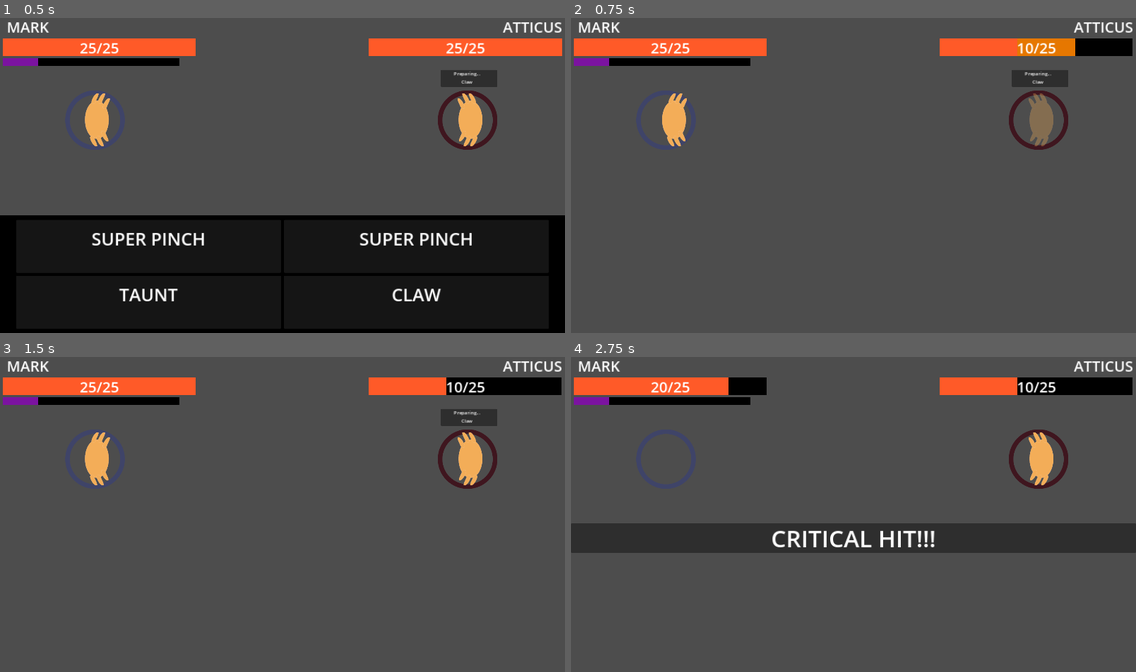
Above: before the commit, frames 1-4 (two rows, left to right).
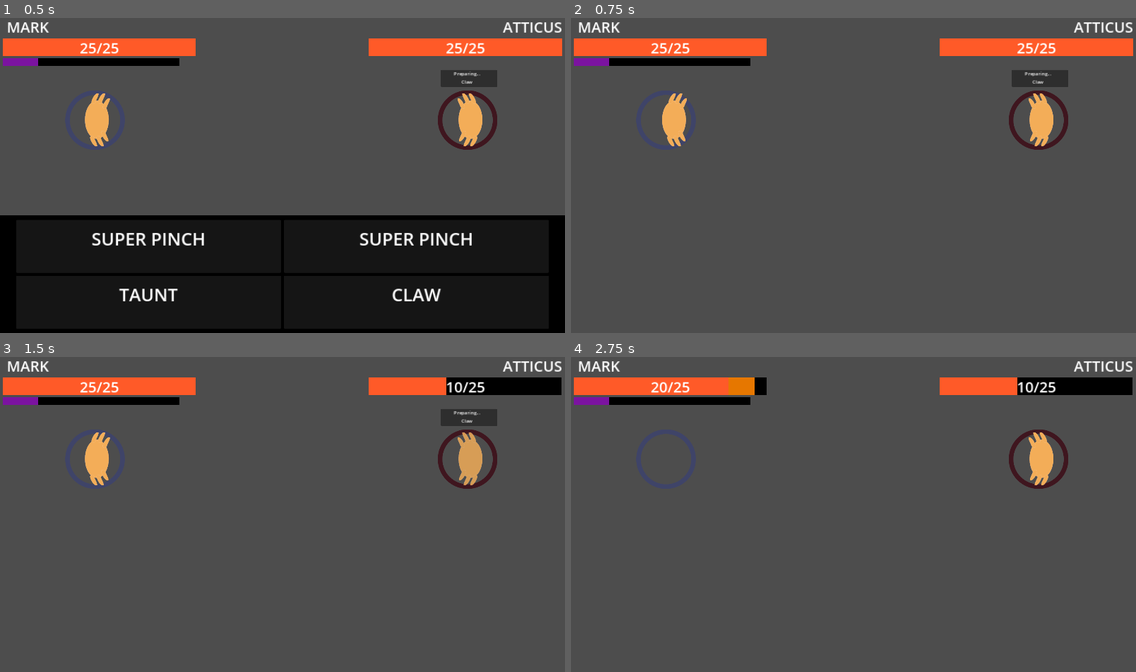
Above: after the commit, the same moments.

Repository: mathew-tran/theanajam24
Game: Godot game, scene res://Levels/Main.tscn
Same seed, same stepped clock (60 frames per second), same inputs: the game is played once before the commit and once after it.
Inputs (mouse positions are in pixels of both pictures, inside the frame that each line leads up to):
- Up to frame 1 (0.5 s): no input
- Up to frame 2 (0.75 s): click (717, 247) at 0.52 s
- Up to frame 3 (1.5 s): move the mouse to (406, 498) at 1.27 s; click (406, 498) at 1.35 s
- Up to frame 4 (2.75 s): move the mouse to (740, 530) at 2.02 s; click (740, 530) at 2.1 s

Frame 1 is identical in both runs. In frame 2, 1.6% of the frame differs, in the area x 79-100%, y 6-41%; in frame 3, 0.5%; in frame 4, 9.5%, in the area x 0-100%, y 6-63%.

Commit message:
fix issues where game can stall if you complete log before the dance

Diff:
--- a/Scripts/Autoload/Helper.gd
+++ b/Scripts/Autoload/Helper.gd
@@ -18,13 +18,16 @@
 
 	if crabMove.HasPassedAccuracyCheck():
 		var target = crabMove.DetermineTarget(crabUnit)
-		crabMove.PerformMove(target)
+
 		#Expect the move to give dialogue.
 		if crabMove.AnimType == CrabMove.ANIM.MOVE:
 			await crabUnit.AnimMove()
 
 		if crabMove.AnimType == CrabMove.ANIM.DANCE:
 			await crabUnit.AnimDance()
+
+		crabMove.PerformMove(target)
+
 	else:
 		EventManager.InjectBattleLog.emit(crabUnit.Name + "'s move has missed!")
 
--- a/Scripts/UI/BattleLog.gd
+++ b/Scripts/UI/BattleLog.gd
@@ -3,7 +3,7 @@
 
 var TargetXPosition = 0
 var bIsActive = false
-
+var bIsFlyingAway = false
 var Messages = []
 
 # Called when the node enters the scene tree for the first time.
@@ -30,11 +30,14 @@
 	bIsActive = true
 
 func _input(event):
+
 	if event.is_action_released("mouse_click"):
 		if bIsActive:
-			var tween = FlyAwayAnim()
+			var tween = FlyAwayAnim() as Tween
 			tween.tween_callback(OnFlyAwayComplete)
-
+			set_process_input(false)
+			await tween.finished
+			set_process_input(true)
 
 func OnFlyAwayComplete():
 	if len(Messages) > 0:
